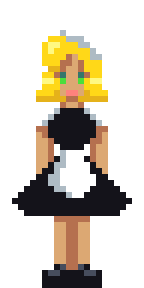
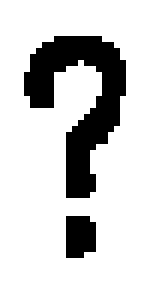
Layered file, before and after one edit (w=144, h=288). Changes by layer:
added layer "Layer 1" above "melissa full body" over [24, 36, 126, 258]
hid "melissa full body" over [12, 30, 132, 288]
